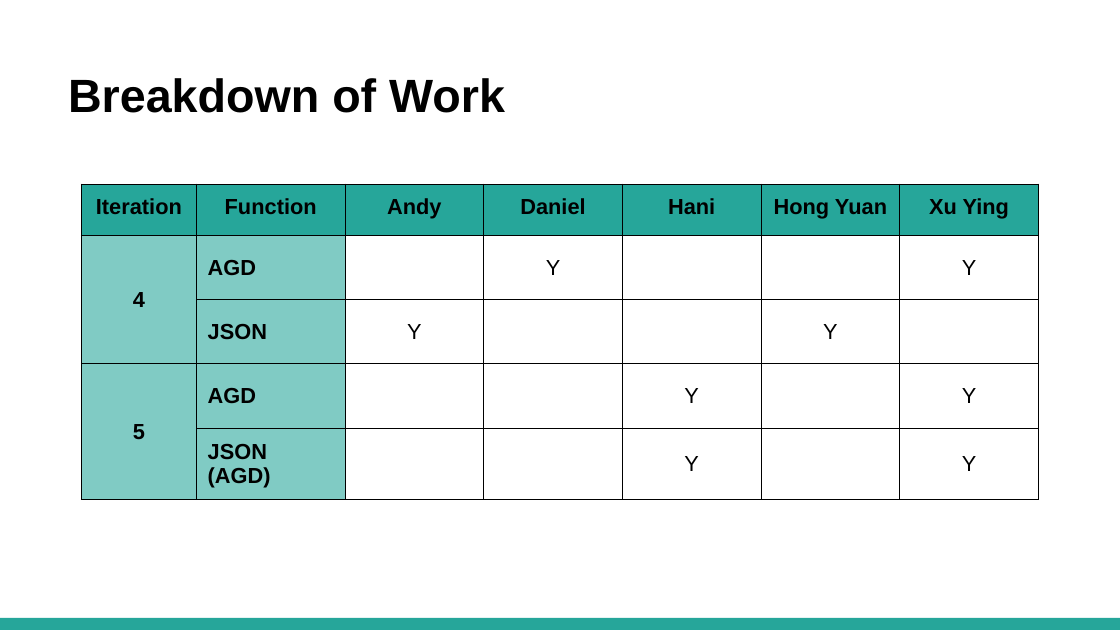
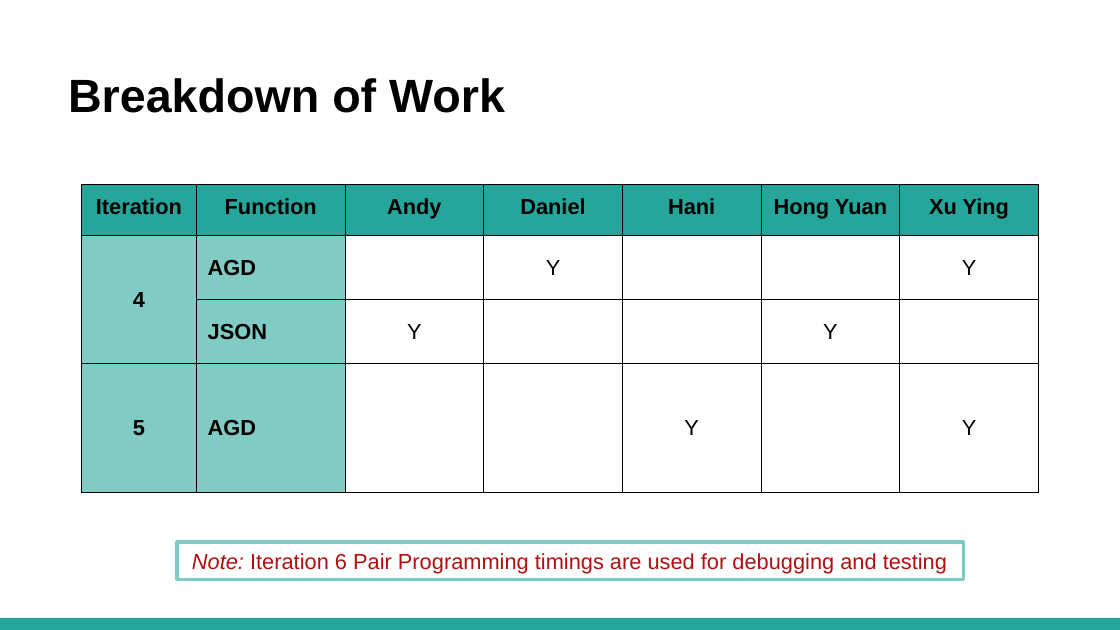
Before and after one commit to lameo/IS203_Project, a slide deck: slide 15 of presentations/SE_ Final Presentation.pptx (slide 16 before the commit). Drawn at 1120x630 pixels with LibreOffice and Linux fonts; fonts in the diff are those of the drawing. Boxes give left, top, right and bottom in pixels: in the first picture for what was removed or moved away, otherwise in the second. Text is boxed around its words. In the diff, an @@ line names an element or a change of style, - is before the commit and + after.

```diff
--- a/presentations/SE_ Final Presentation.pptx
+++ b/presentations/SE_ Final Presentation.pptx
@@ table at [82,184,1040,492] @@
-row 5:  | JSON (AGD) |  |  | Y |  | Y
@@ rectangle added at [177,542,963,580], fill #FFFFFF, outline #80CBC4 2 pt, 14 pt, text #B21010 @@
+Note: Iteration 6 Pair Programming timings are used for debugging and testing
```
Also in this commit, not shown: 16 other slides changed.
